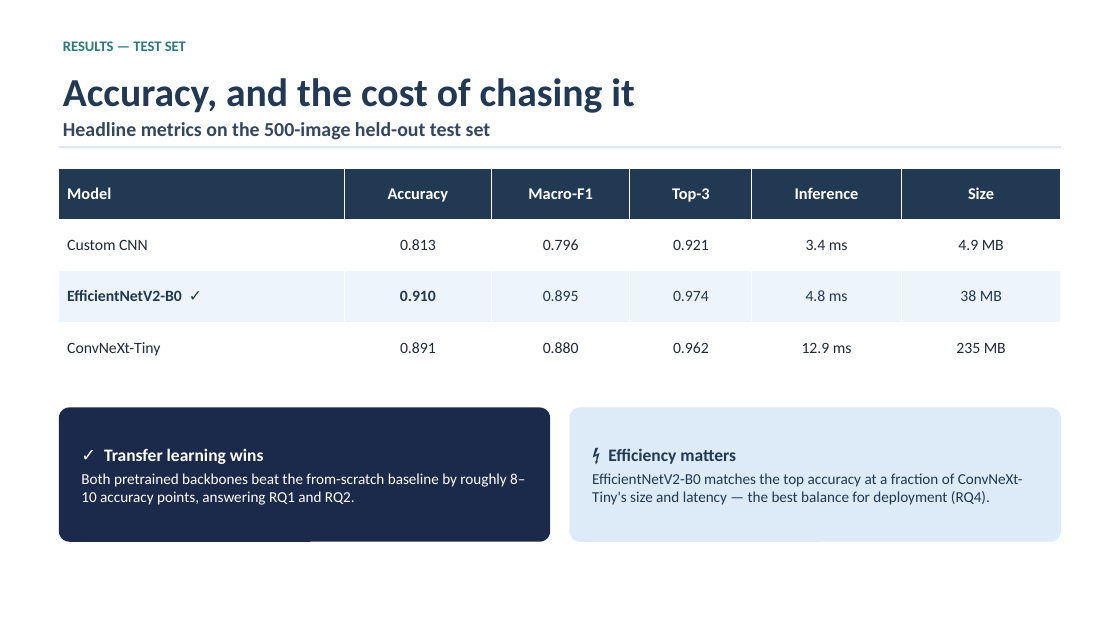
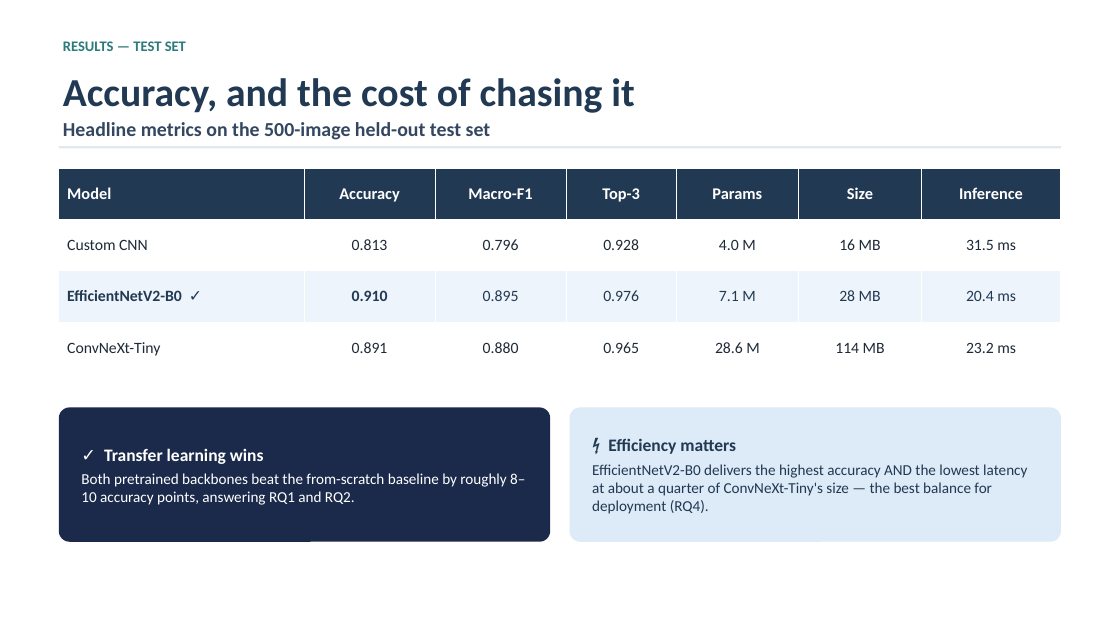
Before and after one commit to ATTezel/explainable-sports-classification, a slide deck: slide 8 of slides/sports_cnn_presentation.pptx. Drawn at 1120x630 pixels with LibreOffice and Linux fonts; fonts in the diff are those of the drawing. Boxes give left, top, right and bottom in pixels: in the first picture for what was removed or moved away, otherwise in the second. Text is boxed around its words. In the diff, an @@ line names an element or a change of style, - is before the commit and + after.

```diff
--- a/slides/sports_cnn_presentation.pptx
+++ b/slides/sports_cnn_presentation.pptx
@@ table at <box>59,168,1061,374</box> @@
-column 4: Top-3 | 0.921 | 0.974 | 0.962
-column 5: Inference | 3.4 ms | 4.8 ms | 12.9 ms
-column 6: Size | 4.9 MB | 38 MB | 235 MB
+column 4: Top-3 | 0.928 | 0.976 | 0.965
+column 5: Params | 4.0 M | 7.1 M | 28.6 M
+column 6: Size | 16 MB | 28 MB | 114 MB
+column 7: Inference | 31.5 ms | 20.4 ms | 23.2 ms
@@ text at <box>592,464,1027,514</box>: text changed @@
-EfficientNetV2-B0 matches the top accuracy at a fraction of ConvNeXt-Tiny's size and latency — the best balance for deployment (RQ4).
+EfficientNetV2-B0 delivers the highest accuracy AND the lowest latency at about a quarter of ConvNeXt-Tiny's size — the best balance for deployment (RQ4).
```
Also in this commit, not shown: 2 other slides changed, 17 other files.
